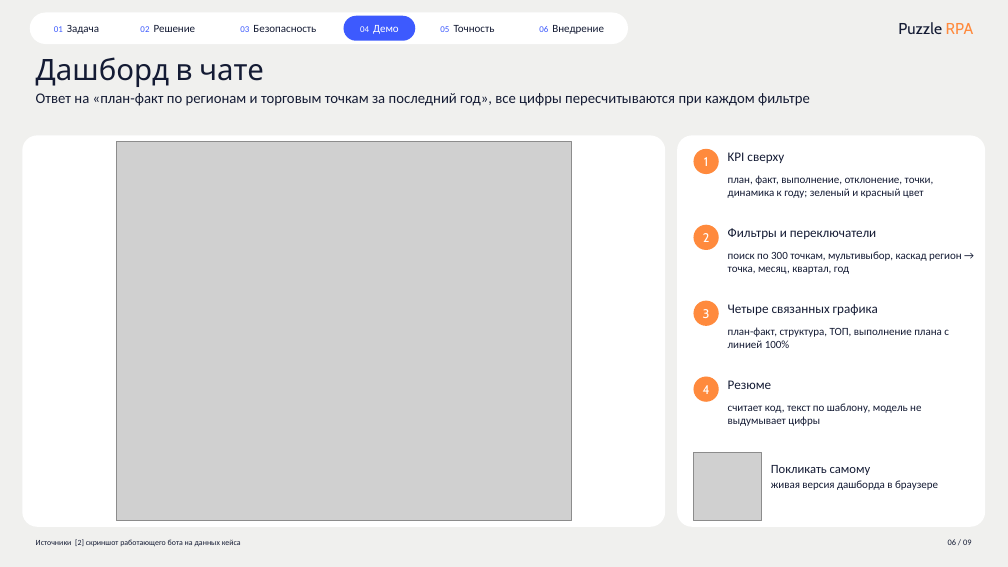
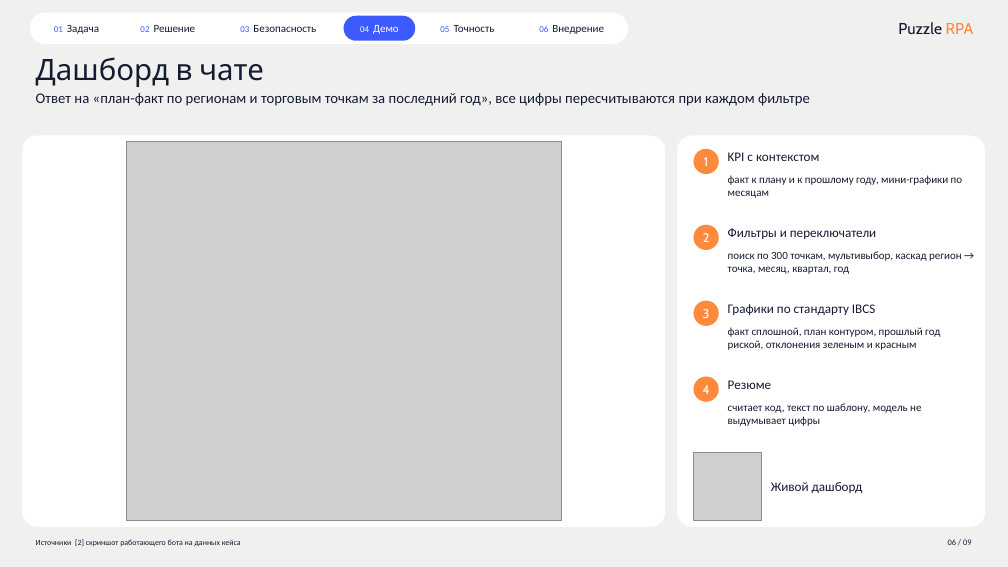
Before and after one commit to alkornilovich/Cases, a slide deck: slide 6 of sk-challenge-puzzle-bi-bot/presentation/Puzzle_BI_чат-бот.pptx. Drawn at 1008x567 pixels with LibreOffice and Linux fonts; fonts in the diff are those of the drawing; grey boxes stand for pictures. Boxes give left, top, right and bottom in pixels: in the first picture for what was removed or moved away, otherwise in the second. Text is boxed around its words. In the diff, an @@ line names an element or a change of style, - is before the commit and + after.

```diff
--- a/sk-challenge-puzzle-bi-bot/presentation/Puzzle_BI_чат-бот.pptx
+++ b/sk-challenge-puzzle-bi-bot/presentation/Puzzle_BI_чат-бот.pptx
@@ picture: place and size @@
-picture at bbox=[116, 141, 572, 521]
+picture at bbox=[126, 141, 561, 521]
@@ text at bbox=[728, 152, 819, 161]: text changed @@
-KPI сверху
+KPI с контекстом
@@ text at bbox=[728, 175, 963, 198]: text changed @@
-план, факт, выполнение, отклонение, точки, динамика к году; зеленый и красный цвет
+факт к плану и к прошлому году, мини-графики по месяцам
@@ text at bbox=[728, 304, 875, 315]: text changed @@
-Четыре связанных графика
+Графики по стандарту IBCS
@@ text at bbox=[728, 327, 940, 350]: text changed @@
-план-факт, структура, ТОП, выполнение плана с линией 100%
+факт сплошной, план контуром, прошлый год риской, отклонения зеленым и красным
@@ text "Живой дашборд" at bbox=[771, 482, 863, 493]: vertical alignment top to middle @@
@@ text at bbox=[771, 482, 863, 493]: text changed; size 10.5 to 12.5 pt @@
-Покликать самому
-живая версия дашборда в браузере
+Живой дашборд
```
Also in this commit, not shown: 3 slides added, 3 slides removed, 3 other files.
